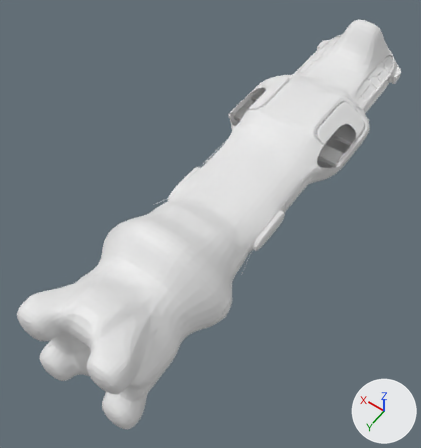
A saved change to the Blender file Day 14 - Spaceship/Spaceship4.blend.
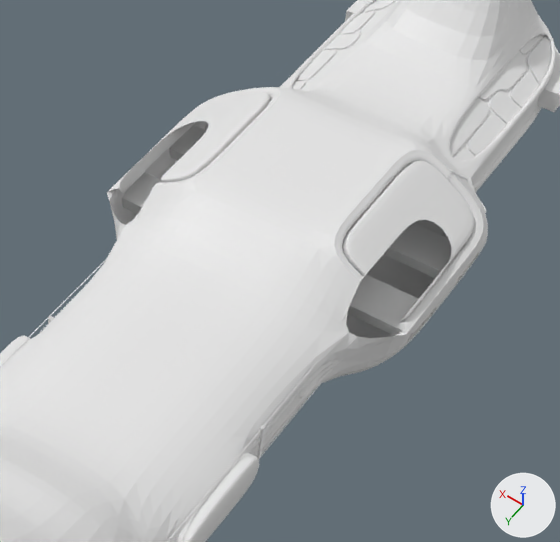
Each version appears first whole from a camera (50 mm lens) standing at (-10.6, 19.7, 23.4) and looking at (1.1, 3.2, -2.5), and next in a close-up on the part from 45% to 94% of the width and 10% to 54% of the height. Every picture has the same lights, and +X, +Y and +Z are marked at lower right. Materials are left out; every surface is plain grey.

Objects in the first close-up: 'Bridge', 'Hull', 'Vents', 'Window'.
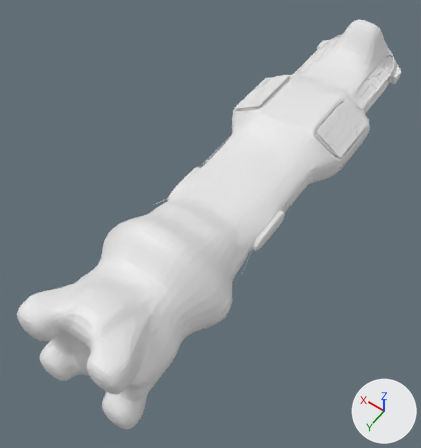
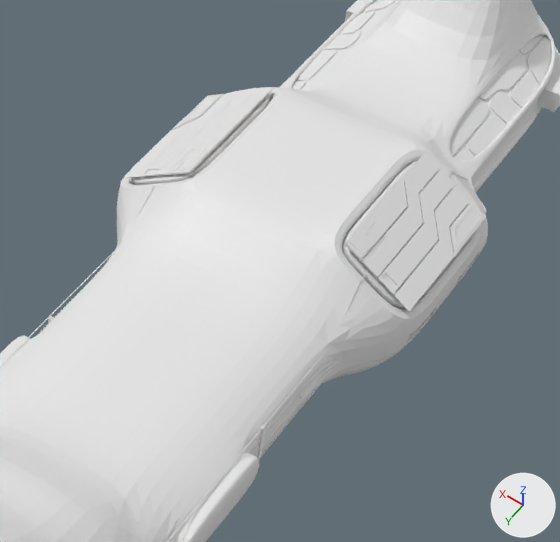
Changed parts and their boxes (x1, y1, x2, y2) in the close-ups (560 x 542 px):
'Hull.Panels..Mid', added: after (124, 87, 486, 311)
part 1 of me_vert, added: after (118, 175, 453, 344)

What changed in the scene script:
```text
Change me_vert:
    used by ob_hull; location = (0.0, 0.0, 0.0)
    remove me_vert.from_pydata(...)  # 892 vertices, 821 faces; spans x -3.7..0.0, y -13.0..15.0, z -6.0..3.0
    add me_vert.from_pydata(...)  # 892 vertices, 832 faces; spans x -3.7..0.0, y -13.0..15.0, z -6.0..3.0
    me_vert part 1
    11 new faces join them
Add me_vert_003:
    me_vert_003.from_pydata(...)  # 305 vertices, 267 faces, 1 loose edge; spans x -3.46..-1.8, y -5.69..-2.29, z 0.83..1.82
Add ob_hull_panels__mid:
    ob_hull_panels__mid = bpy.data.objects.new('Hull.Panels..Mid', me_vert_003)
    ob_hull_panels__mid.location = (-0.04, 0.0, 0.06)
    _m = ob_hull_panels__mid.modifiers.new('Mirror', 'MIRROR')
    _m.use_clip = True
```
